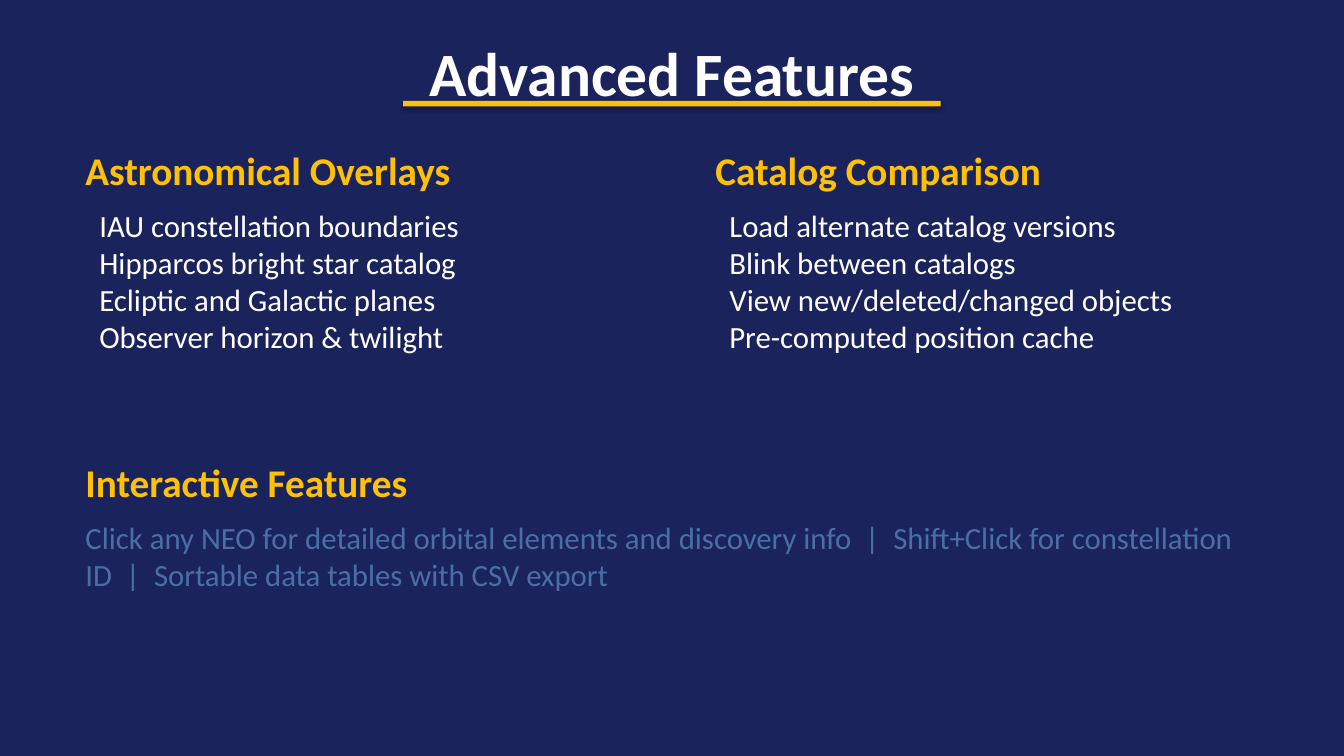
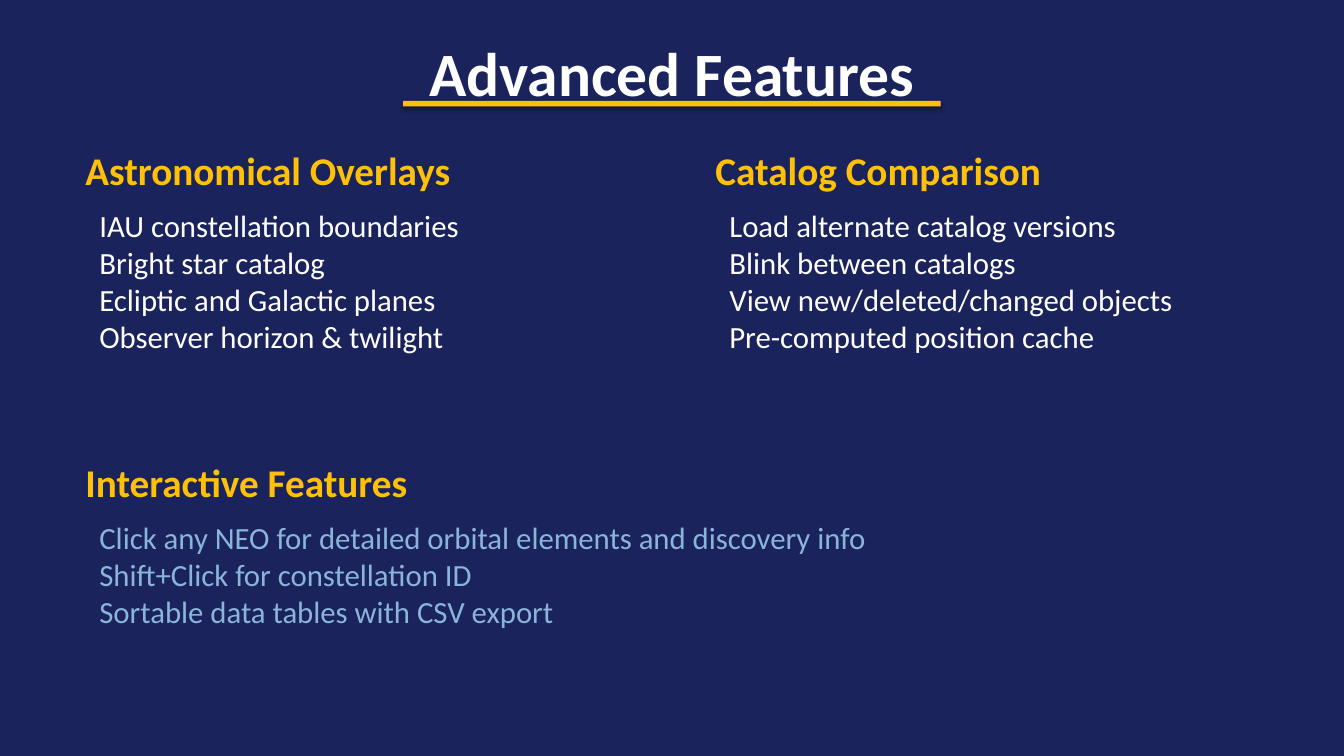
Before and after one commit to rlseaman/neolyzer, a slide deck: slide 7 of presentations/NEOlyzer_Demo.pptx. Drawn at 1344x756 pixels with LibreOffice and Linux fonts; fonts in the diff are those of the drawing. Boxes give left, top, right and bottom in pixels: in the first picture for what was removed or moved away, otherwise in the second. Text is boxed around its words. In the diff, an @@ line names an element or a change of style, - is before the commit and + after.

```diff
--- a/presentations/NEOlyzer_Demo.pptx
+++ b/presentations/NEOlyzer_Demo.pptx
@@ text at box(99, 252, 325, 280): text changed @@
-Hipparcos bright star catalog
+Bright star catalog
@@ text at box(99, 527, 865, 628): text changed; text colour #4A6FA5 to #8AB4D9 @@
-Click any NEO for detailed orbital elements and discovery info | Shift+Click for constellation ID | Sortable data tables with CSV export
+Click any NEO for detailed orbital elements and discovery info
+Shift+Click for constellation ID
+Sortable data tables with CSV export
```
Also in this commit, not shown: 8 other slides changed, 1 other file.
